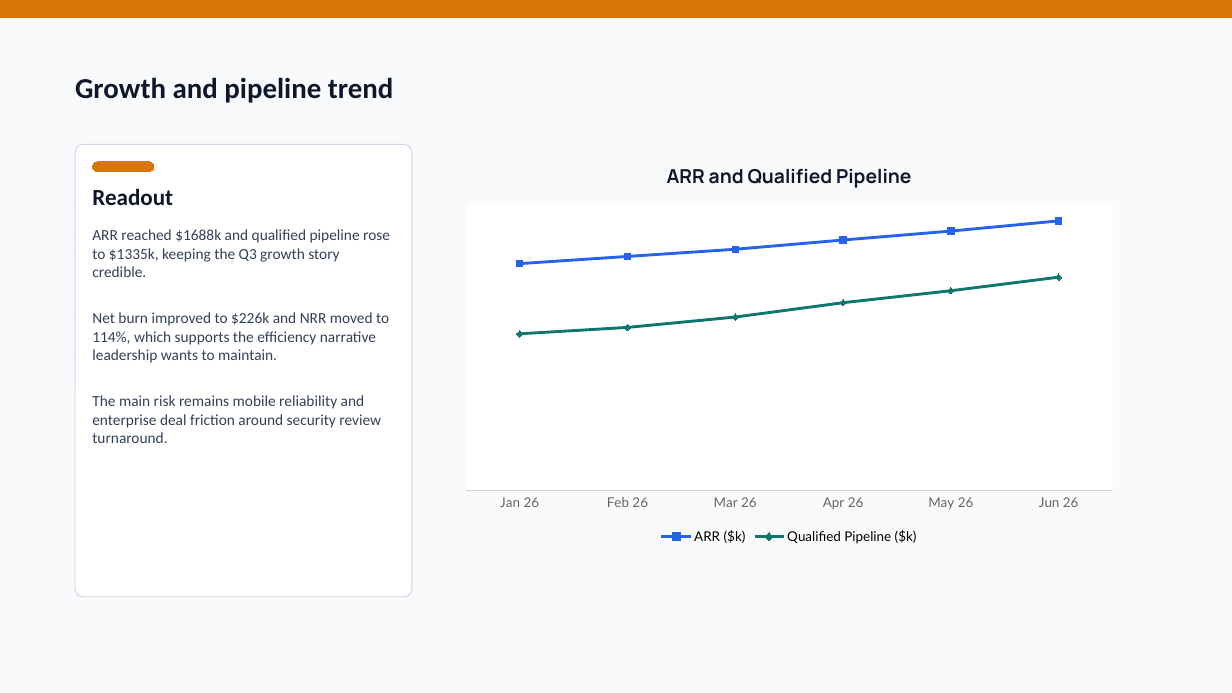
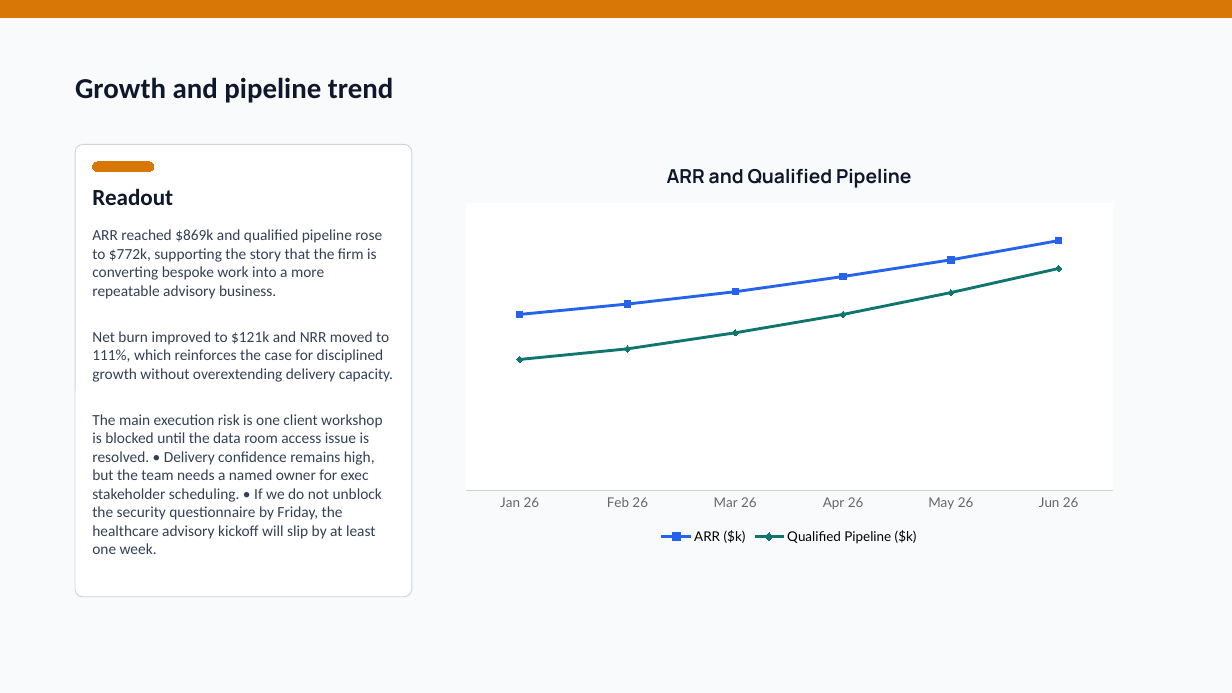
Before and after one commit to Laksh-star/codex-workflow-agents, a slide deck: slide 3 of outputs/executive-briefing-machine-demo/executive-briefing-demo.pptx. Drawn at 1232x693 pixels with LibreOffice and Linux fonts; fonts in the diff are those of the drawing. Boxes give left, top, right and bottom in pixels: in the first picture for what was removed or moved away, otherwise in the second. Text is boxed around its words. In the diff, an @@ line names an element or a change of style, - is before the commit and + after.

```diff
--- a/outputs/executive-briefing-machine-demo/executive-briefing-demo.pptx
+++ b/outputs/executive-briefing-machine-demo/executive-briefing-demo.pptx
@@ line chart at box(453, 144, 1127, 549) @@
-ARR ($k): 84, 87, 89, 93, 96, 100
+ARR ($k): 70, 75, 80, 86, 92, 100
-Qualified Pipeline ($k): 58, 60, 64, 70, 74, 79
+Qualified Pipeline ($k): 52, 57, 63, 70, 79, 89
@@ text at box(92, 229, 393, 554): text changed @@
-ARR reached $1688k and qualified pipeline rose to $1335k, keeping the Q3 growth story credible.
-Net burn improved to $226k and NRR moved to 114%, which supports the efficiency narrative leadership wants to maintain.
-The main risk remains mobile reliability and enterprise deal friction around security review turnaround.
+ARR reached $869k and qualified pipeline rose to $772k, supporting the story that the firm is converting bespoke work into a more repeatable advisory business.
+Net burn improved to $121k and NRR moved to 111%, which reinforces the case for disciplined growth without overextending delivery capacity.
+The main execution risk is one client workshop is blocked until the data room access issue is resolved. • Delivery confidence remains high, but the team needs a named owner for exec stakeholder scheduling. • If we do not unblock the security questionnaire by Friday, the healthcare advisory kickoff will slip by at least one week.
```
Also in this commit, not shown: 4 other slides changed, 8 other files.
